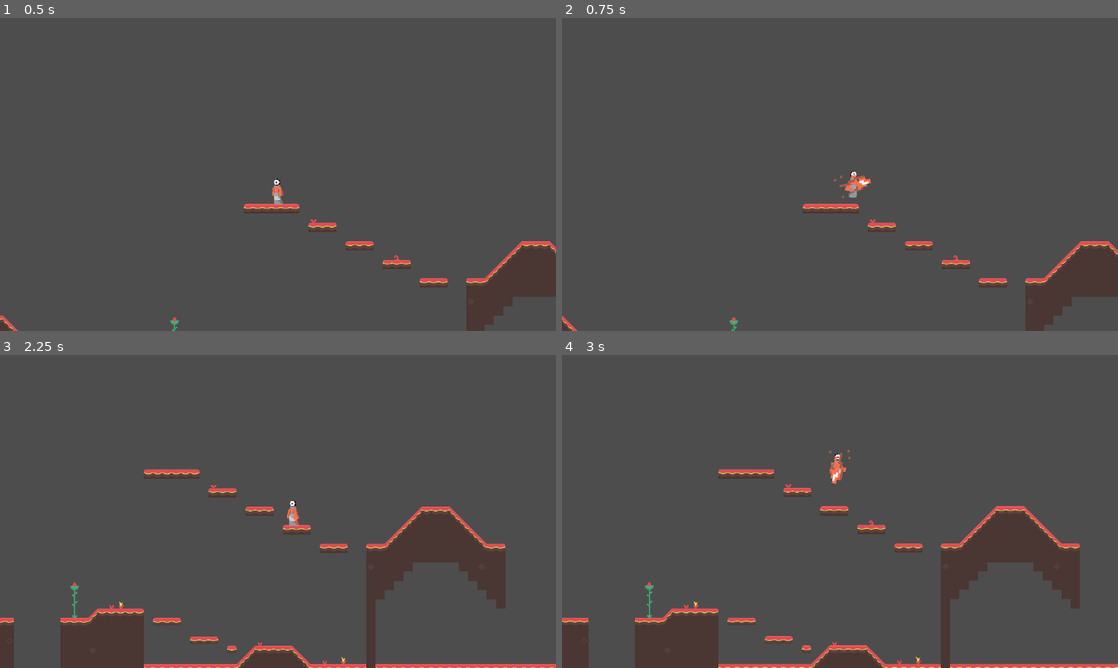
Above: before the commit, frames 1-4 (two rows, left to right).
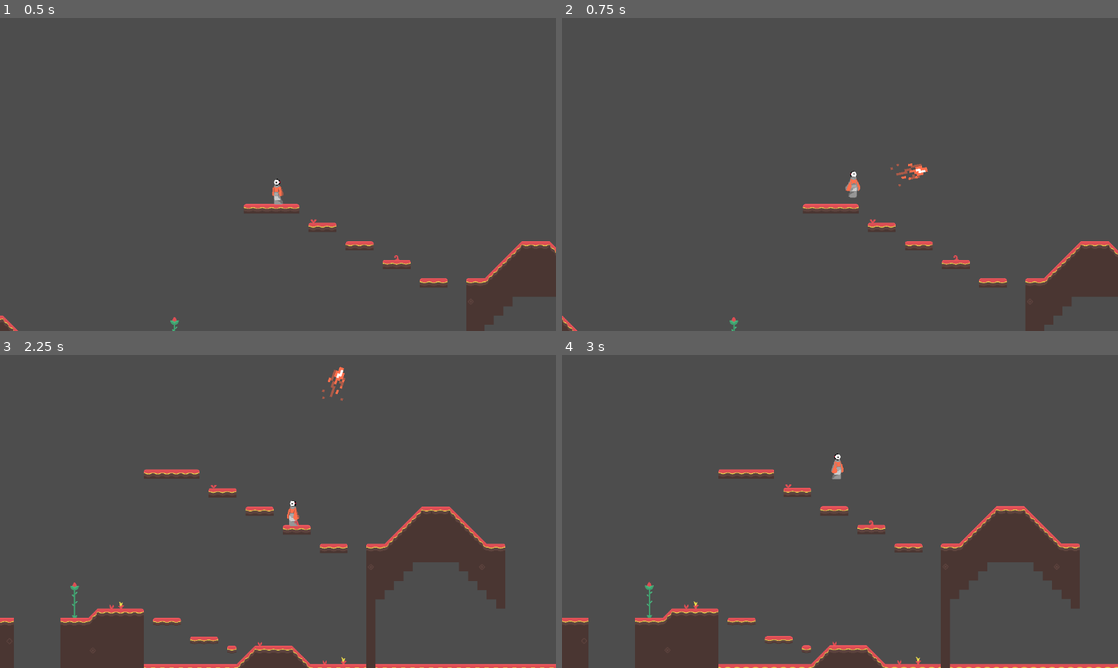
Above: after the commit, the same moments.

Repository: unsaltedkale/Quilt
Game: Godot game, scene res://Emily WIP/emtest2_0.tscn
The game is run twice, just before and just after one commit, with the same random seed, the same clock (stepped at 60 frames per second) and the same inputs. This scene is started directly instead of the project's main scene. The engine's default icon, where the game draws it, is replaced by a stand-in: a white triangle on a blue panel in a dark square.
Inputs (mouse positions are in pixels of both pictures, inside the frame that each line leads up to):
- Up to frame 1 (0.5 s): no input
- Up to frame 2 (0.75 s): tap Enter at 0.5 s; move the mouse to (962, 158) at 0.52 s; hold D (move_right) from 0.53 s (still down); tap Space (jump) at 0.6 s; click (962, 158) at 0.67 s
- Up to frame 3 (2.25 s): tap Space (jump) at 0.77, 1.07, 1.52, 1.55, 1.82 s; move the mouse to (166, 527) at 1.27 s; tap S (crouch) at 1.35 s; move the mouse to (333, 442) at 2.02 s; release D (move_right) at 2.03 s; hold A (move_left) from 2.03 s (still down); click (333, 442) at 2.1 s
- Up to frame 4 (3 s): tap Space (jump) at 2.3 s; move the mouse to (812, 574) at 2.77 s; release A (move_left) at 2.78 s; hold D (move_right) from 2.78 s (still down); tap E (interact) at 2.85 s; click (812, 574) at 2.92 s

Frame 1 is identical in both runs. In frame 2, 0.3% of the frame differs, in the area x 48-66%, y 46-58%; in frame 3, 0.1%; in frame 4, 0.1%.

Commit message:
player shoot works
no recoil

Diff:
--- a/Emily WIP/Scenes/player.tscn
+++ b/Emily WIP/Scenes/player.tscn
@@ -506,7 +506,6 @@
 [node name="Walk" type="Node" parent="StateMachine" node_paths=PackedStringArray("player")]
 script = ExtResource("24_p2d1a")
 player = NodePath("../..")
-speed = null
 
 [node name="Jump" type="Node" parent="StateMachine" node_paths=PackedStringArray("player")]
 script = ExtResource("25_hiv3f")
--- a/Emily WIP/Scenes/red_projectile.tscn
+++ b/Emily WIP/Scenes/red_projectile.tscn
@@ -39,6 +39,7 @@
 scale = Vector2(0.5, 0.5)
 collision_layer = 31
 script = ExtResource("1_td6lh")
+speed = Vector2(2000, 2000)
 
 [node name="CollisionShape2D" type="CollisionShape2D" parent="."]
 scale = Vector2(4.8250036, 4.8250036)
--- a/Emily WIP/Scripts/fall.gd
+++ b/Emily WIP/Scripts/fall.gd
@@ -8,11 +8,11 @@
 
 func Update(_delta):
 	if player.velocity.y <0:
-		$"../../AnimatedSprite2D".play("jump")
+		an.play("jump")
 	if player.velocity.y >=0:
-		$"../../AnimatedSprite2D".play("fall")
+		an.play("fall")
 	if player.is_on_floor():
-		$"../../AnimatedSprite2D".play("land")
+		an.play("land")
 
 func Physics_Update(_delta):
 	player.velocity.y += gravity * _delta
--- a/Emily WIP/Scripts/idle_state.gd
+++ b/Emily WIP/Scripts/idle_state.gd
@@ -2,14 +2,14 @@
 class_name Idle
 
 func idle_quilt():
-	$"../../AnimatedSprite2D".play("idle")
+	an.play("idle")
 
 func Enter():
 	idle_quilt()
 
 func Physics_Update(_delta):
 	idle_quilt()
-	var move_dir = Input.get_axis("move_left","move_right")
+	move_dir = Input.get_axis("move_left","move_right")
 	if abs(move_dir) > 0:
 		Transition.emit(self, "walk")
 	if Input.is_action_just_pressed("jump"):
--- a/Emily WIP/Scripts/jump.gd
+++ b/Emily WIP/Scripts/jump.gd
@@ -7,7 +7,7 @@
 func quilt_jump():
 	if player.is_on_floor():
 		player.velocity.y = jump_velocity
-		$"../../AnimatedSprite2D".play("jump")
+		an.play("jump")
 
 func Enter():
 	timer = 7
@@ -19,7 +19,6 @@
 	else:
 		quilt_jump()
 		timer -= 1
-		print(timer)
 	if Input.is_action_just_pressed("fire_projectile") and player.collected_objects != 0:
 		Transition.emit(self, "recoil")
 	if player.is_stasis:
--- a/Emily WIP/Scripts/player.gd
+++ b/Emily WIP/Scripts/player.gd
@@ -17,8 +17,8 @@
 		$AnimatedSprite2D.flip_h = true
 
 
-
 func _physics_process(_delta: float) -> void:
+	print(velocity)
 	move_and_slide()
 
 
--- a/Emily WIP/Scripts/recoil.gd
+++ b/Emily WIP/Scripts/recoil.gd
@@ -31,7 +31,9 @@
 func Enter():
 	shoot()
 	player.velocity = recoil_vel_equation()
+	print(player.velocity)
 	player.collected_objects -= 1
+	recoil = true
 
 func Physics_Update(_delta):
 	timer -= 1
@@ -42,5 +44,8 @@
 	if player.is_stasis:
 		Transition.emit(self, "stasis")
 
+func _physics_process(_delta) -> void:
+	pass
+
 func Exit():
 	pass
--- a/Emily WIP/Scripts/red_projectile.gd
+++ b/Emily WIP/Scripts/red_projectile.gd
@@ -3,11 +3,12 @@
 
 @export var speed : Vector2
 var projectile_direction
-var joystick_direction
 
 
-func _process(delta):
+func _process(_delta):
 	$Sprite2D.play("FIRE")
+
+func _physics_process(delta) -> void:
 	rotation = projectile_direction.angle()
 	position += projectile_direction * speed * delta
 
--- a/Emily WIP/Scripts/stasis_state.gd
+++ b/Emily WIP/Scripts/stasis_state.gd
@@ -1,7 +1,7 @@
 extends State
 class_name Stasis
 
-@onready var stasis: Area2D = $"../../Stasis"
+@onready var stasis: Area2D = $"../../../Stasis"
 
 func Enter():
 	player.velocity = Vector2(0,0)
--- a/Emily WIP/Scripts/state_base.gd
+++ b/Emily WIP/Scripts/state_base.gd
@@ -2,10 +2,10 @@
 class_name State
 
 @export var player: CharacterBody2D
-@export var speed: float = 600 #change
+@export var speed: float = 600
 @onready var an = $"../../AnimatedSprite2D"
 var move_dir
-
+var recoil:bool
 
 signal Transition
 
@@ -18,12 +18,8 @@
 func Update(_delta):
 	pass
 
-
-func _physics_process(delta: float) -> void:
-	move_dir = Input.get_axis("move_left","move_right")
-	player.velocity.x = move_dir * speed
-
-func Physics_Update(_delta):
-	pass
-
-	#move_and_slide()
+func _physics_process(_delta) -> void:
+	print(recoil)
+	if !recoil:
+		move_dir = Input.get_axis("move_left","move_right")
+		player.velocity.x = move_dir * speed
--- a/Emily WIP/Scripts/state_machine.gd
+++ b/Emily WIP/Scripts/state_machine.gd
@@ -17,7 +17,6 @@
 
 func _process(delta: float) -> void:
 	current_state.Update(delta)
-	print(current_state)
 
 func _physics_process(delta: float) -> void:
 	current_state.Physics_Update(delta)
--- a/Emily WIP/emtest2_0.tscn
+++ b/Emily WIP/emtest2_0.tscn
@@ -1,8 +1,9 @@
-[gd_scene load_steps=9 format=4 uid="uid://b8xubtnpusv2a"]
+[gd_scene load_steps=10 format=4 uid="uid://b8xubtnpusv2a"]
 
 [ext_resource type="Texture2D" uid="uid://nycislmjusp8" path="res://Resources/tilesheet_complete.png" id="1_ro15j"]
 [ext_resource type="Script" uid="uid://btipl8qwvi5os" path="res://Andy's Path/Scripts/CameraController.gd" id="2_jbwj1"]
 [ext_resource type="PackedScene" uid="uid://bifokdbk5ab4o" path="res://Emily WIP/Scenes/player.tscn" id="3_qrawa"]
+[ext_resource type="PackedScene" uid="uid://bm11upje0c6f2" path="res://Emily WIP/Scenes/stasis.tscn" id="4_jbwj1"]
 
 [sub_resource type="PhysicsMaterial" id="PhysicsMaterial_4c57u"]
 
@@ -835,3 +836,6 @@
 
 [node name="Player" parent="." instance=ExtResource("3_qrawa")]
 position = Vector2(5483, 1490)
+
+[node name="Stasis" parent="." instance=ExtResource("4_jbwj1")]
+position = Vector2(2263, 505)
Not shown: 1 places in Emily WIP/Scenes/player.tscn that only renumber resources
